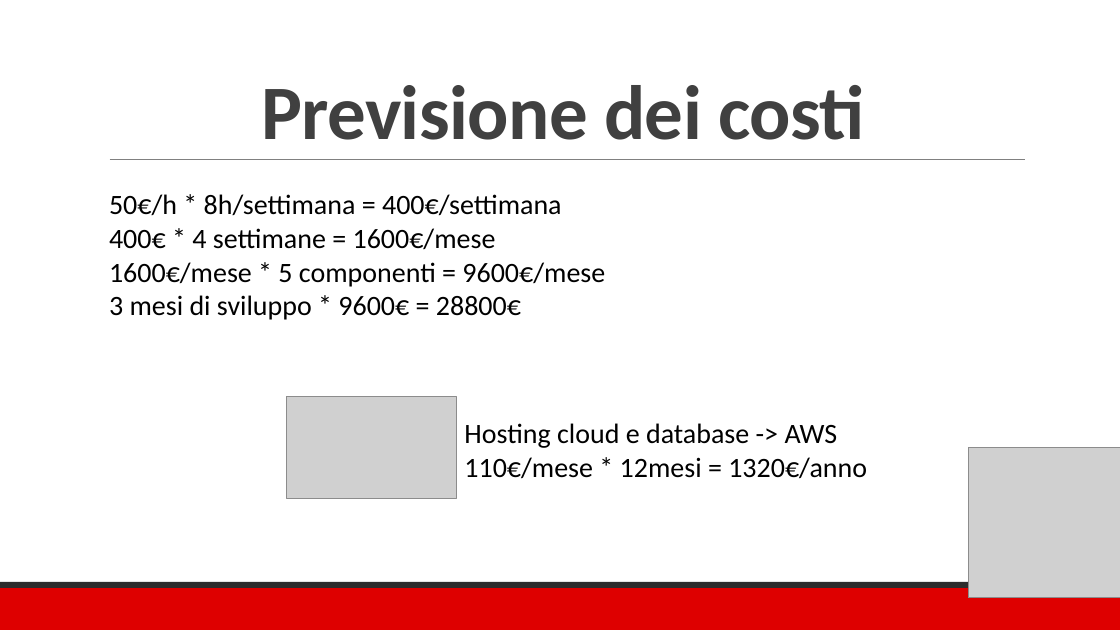
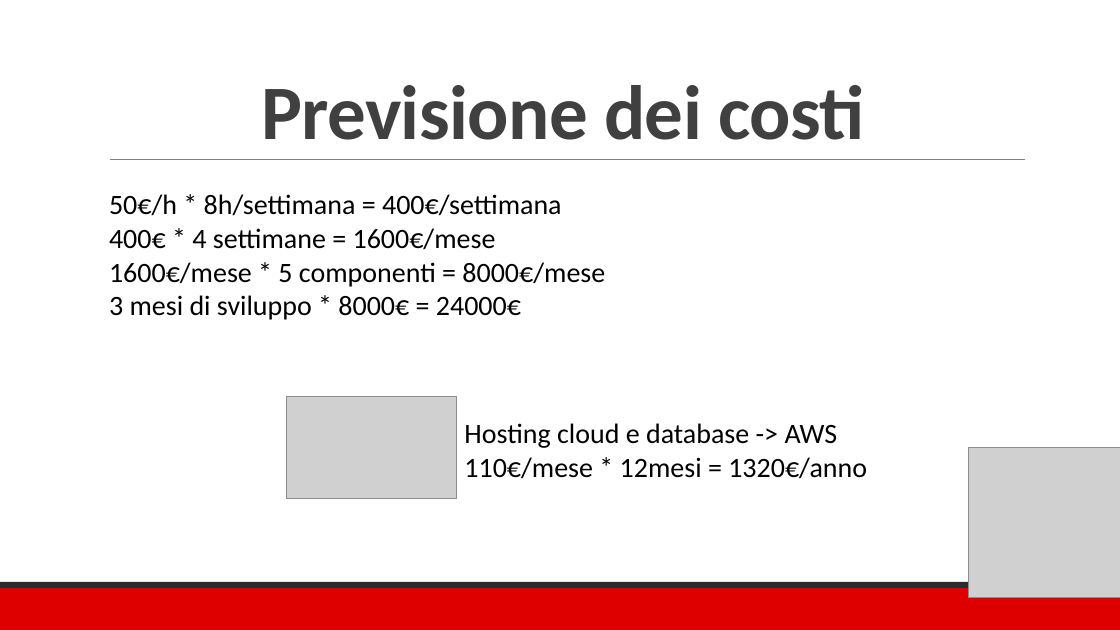
Before and after one commit to ddauny/hypebest, a slide deck: slide 11 of presentazione/presentazione_hypebest.pptx. Drawn at 1120x630 pixels with LibreOffice and Linux fonts; fonts in the diff are those of the drawing; grey boxes stand for pictures. Boxes give left, top, right and bottom in pixels: in the first picture for what was removed or moved away, otherwise in the second. Text is boxed around its words. In the diff, an @@ line names an element or a change of style, - is before the commit and + after.

```diff
--- a/presentazione/presentazione_hypebest.pptx
+++ b/presentazione/presentazione_hypebest.pptx
@@ text at (109, 262, 605, 320): text changed @@
-1600€/mese * 5 componenti = 9600€/mese
-3 mesi di sviluppo * 9600€ = 28800€
+1600€/mese * 5 componenti = 8000€/mese
+3 mesi di sviluppo * 8000€ = 24000€
```
Also in this commit, not shown: 1 other file.
